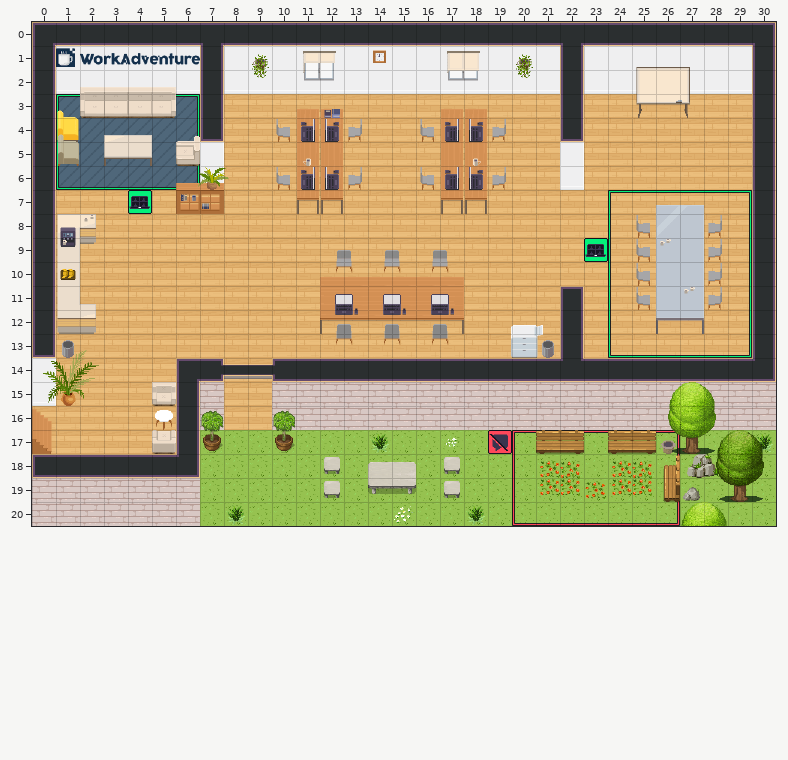
Tiled map (JSON), stored at map.tmj. Above is the file before it was changed.
Cells are 32x32 px. Shown: x 0..30, y 0..20. Layer "furniture/furniture3" is drawn 51,-35 px off the grid.
Once edited:
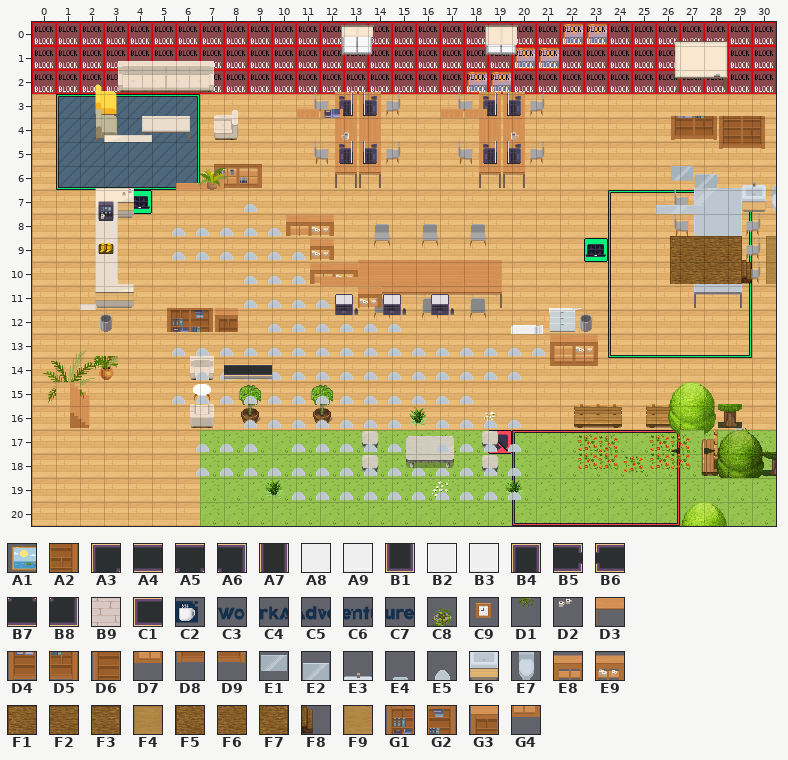
Key: from "Chunk 1": A1 0, A2 12, A3 23, A4 24, A5 25, A6 26, A7 27, A8 28, A9 29, B1 30, B2 31, B3 32, B4 33, B5 34, B6 35, B7 36, B8 37, B9 38, C1 39, C2 40, C3 41, C4 42, C5 43, C6 44, C7 45, C8 46, C9 47, D1 48, D2 152, D3 155, D4 162, D5 163, D6 164, D7 166, D8 169, D9 170, E1 173, E2 174, E3 176, E4 177, E5 178, E6 184, E7 185, E8 188, E9 189, F1 197, F2 198, F3 199, F4 201, F5 203, F6 204, F7 205, F8 206, F9 207, G1 211, G2 212, G3 213, G4 214.
__ is an empty cell.
Tiles replaced or removed in this view: A3, A4, A5, A6, A7, A8, A9, B1, B2, B3, B4, B5, B6, B7, B8, B9, C1, C2, C3, C4, C5, C6, C7, C8, C9, D1, D2, D3.
Change:
Changed rows in their new state; .. is an unchanged cell.
layer "furniture/furniture1" offset 0,0 -> 51,-35 px
layer "furniture/furniture2" offset 0,0 -> 51,-35 px
layer "furniture/furniture3" offset 0,0 -> 51,-35 px
Layer "start":
first column x 18:
 0 .. .. .. .. A1 A1
 1 .. .. A1 A1 .. ..
 2 A1 A1 .. .. .. ..
Layer "walls/walls1" (now hidden):
first column x 0:
 0 __ __ __ __ __ __ __ __ __ __ __ __ __ __ __ __ __ __ __ __ __ __ __ __ __ __ __ __ __ __ __
 1 __ __ __ __ __ __ __ __ __ __ __ __ __ __ __ __ __ __ __ __ __ __ __ __ __ __ __ __ __ __ __
 2 __ __ __ __ __ __ __ __ __ __ __ __ __ __ __ __ __ __ __ __ __ __ __ __ __ __ __ __ __ __ __
 3 __ .. .. .. .. .. .. __ .. .. .. .. .. .. .. .. .. .. .. .. .. .. __ .. .. .. .. .. .. .. __
 4 __ .. .. .. .. .. .. __ .. .. .. .. .. .. .. .. .. .. .. .. .. .. __ .. .. .. .. .. .. .. __
 5 __ .. .. .. .. .. .. __ .. .. .. .. .. .. .. .. .. .. .. .. .. .. __ .. .. .. .. .. .. .. __
 6 __ .. .. .. .. .. .. __ .. .. .. .. .. .. .. .. .. .. .. .. .. .. __ .. .. .. .. .. .. .. __
 7 __ .. .. .. .. .. .. .. .. .. .. .. .. .. .. .. .. .. .. .. .. .. .. .. .. .. .. .. .. .. __
 8 __ .. .. .. .. .. .. .. .. .. .. .. .. .. .. .. .. .. .. .. .. .. .. .. .. .. .. .. .. .. __
 9 __ .. .. .. .. .. .. .. .. .. .. .. .. .. .. .. .. .. .. .. .. .. .. .. .. .. .. .. .. .. __
10 __ .. .. .. .. .. .. .. .. .. .. .. .. .. .. .. .. .. .. .. .. .. .. .. .. .. .. .. .. .. __
11 __ .. .. .. .. .. .. .. .. .. .. .. .. .. .. .. .. .. .. .. .. .. __ .. .. .. .. .. .. .. __
12 __ .. .. .. .. .. .. .. .. .. .. .. .. .. .. .. .. .. .. .. .. .. __ .. .. .. .. .. .. .. __
13 __ .. .. .. .. .. .. .. .. .. .. .. .. .. .. .. .. .. .. .. .. .. __ .. .. .. .. .. .. .. __
14 __ .. .. .. .. .. __ __ .. .. __ __ __ __ __ __ __ __ __ __ __ __ __ __ __ __ __ __ __ __ __
15 __ .. .. .. .. .. __ __ .. .. __ __ __ __ __ __ __ __ __ __ __ __ __ __ __ __ __ __ __ __ __
16 .. .. .. .. .. .. __ __ .. .. __ __ __ __ __ __ __ __ __ __ __ __ __ __ __ __ __ .. __ __ __
17 .. .. .. .. .. .. __ .. .. .. .. .. .. .. .. .. .. .. .. .. .. .. .. .. .. .. .. .. .. .. ..
18 __ __ __ __ __ __ __ .. .. .. .. .. .. .. .. .. .. .. .. .. .. .. .. .. .. .. .. .. .. .. ..
19 __ __ __ __ __ __ __ .. .. .. .. .. .. .. .. .. .. .. .. .. .. .. .. .. .. .. .. .. .. .. ..
20 __ __ __ __ __ __ __ .. .. .. .. .. .. .. .. .. .. .. .. .. .. .. .. .. .. .. .. .. .. .. ..
Layer "walls/walls2" (now hidden):
first column x 1:
 1 __ __ __ __ __ __ .. .. __ .. .. .. .. __ .. .. .. .. .. __
 2 .. .. .. .. .. .. .. .. __ .. .. .. .. .. .. .. .. .. .. __
Layer "furniture/furniture3":
first column x 4:
 5 .. .. .. .. .. .. .. .. .. .. .. .. .. .. .. .. .. .. .. .. .. D4 D5 D6 A2 ..
 6 .. .. .. .. .. .. .. .. .. .. .. .. .. .. .. .. .. .. .. .. .. .. .. D8 D9 ..
 7 .. .. .. .. .. .. .. .. .. .. .. .. .. .. .. .. .. .. .. .. .. E1 E2 .. E3 E4
 8 .. .. .. E5 .. .. .. .. .. .. .. .. .. .. .. .. .. .. .. .. .. .. .. .. E6 E7
 9 E5 E5 E5 E5 E5 E8 E9 .. .. .. .. .. .. .. .. .. .. .. .. .. .. .. __ .. .. ..
10 E5 E5 E5 E5 E5 E5 E9 .. .. .. .. .. .. .. .. .. .. .. .. .. .. F1 F2 F3 .. F4
11 .. .. .. E5 E5 E5 E8 E9 .. .. .. .. .. .. .. .. .. .. .. .. .. F5 F6 F7 F8 F9
12 .. .. .. E5 E5 E5 E5 E5 E9 .. .. .. .. .. .. .. .. .. .. .. .. .. .. .. .. ..
13 G1 G2 G3 .. E5 E5 E5 E5 E5 E5 .. .. .. .. .. .. .. .. .. .. .. .. .. .. .. ..
14 E5 E5 E5 E5 E5 E5 E5 E5 E5 E5 E5 E5 E5 E5 E5 E5 E8 E9 .. .. .. .. .. .. .. ..
15 .. E5 E5 E5 E5 E5 E5 E5 E5 E5 E5 E5 E5 E5 E5 .. D7 G4 .. .. .. .. .. .. .. ..
16 E5 E5 E5 E5 E5 E5 E5 E5 E5 E5 E5 E5 E5 .. .. .. .. .. .. .. .. .. .. .. .. ..
17 .. .. .. E5 E5 E5 E5 E5 E5 E5 .. E5 E5 E5 E5 .. .. .. .. .. .. .. .. .. .. ..
18 .. E5 E5 E5 .. E5 E5 E5 E5 E5 .. E5 E5 E5 E5 .. .. .. .. .. .. .. .. .. .. ..
19 .. E5 E5 E5 E5 E5 E5 E5 E5 E5 E5 E5 E5 E5 E5 .. .. .. .. .. .. .. .. .. .. ..
20 .. .. .. .. .. E5 E5 E5 E5 E5 E5 E5 E5 E5 E5 .. .. .. .. .. .. .. .. .. .. ..
